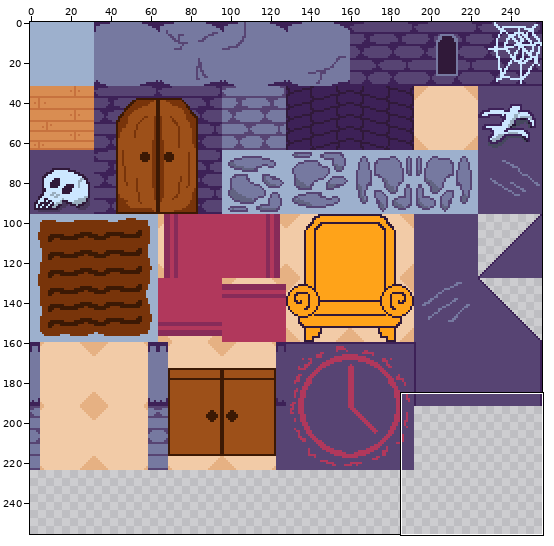
Two versions of one sprite sheet, assets/main_tilemap.png. Above: a wide view before the commit, with the close-up outlined.
Close-up. Before:
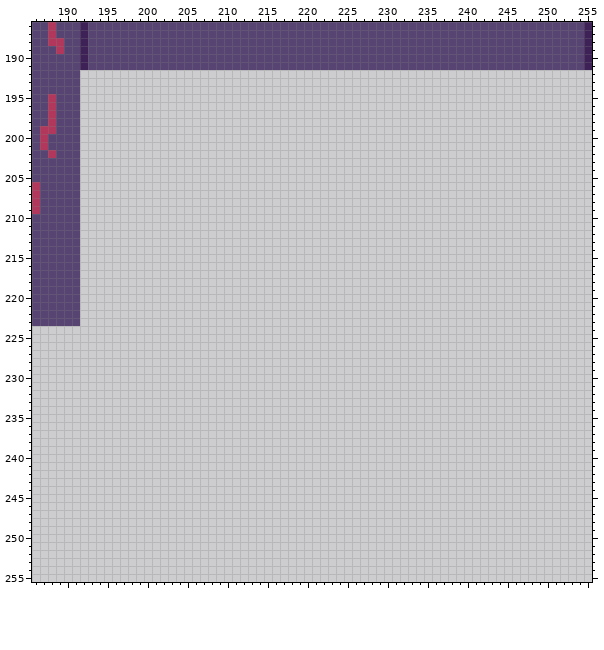
The file is 256x256 pixels. Shown: x 186..255, y 186..255.
The result:
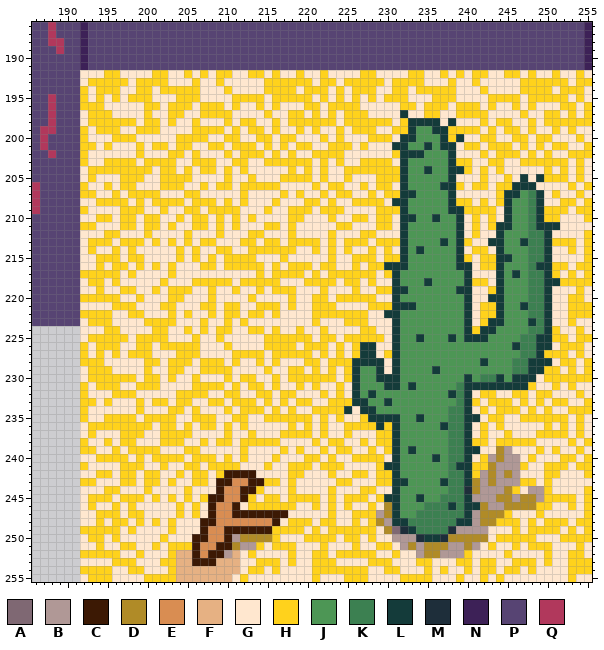
Palette (. is transparent): A #7f6873  B #b09896  C #3c1904  D #b08b27  E #d98d52  F #e6b183  G #ffe7cf  H #ffd21c  J #4d9655  K #3c8051  L #143b3a  M #1e2e3a  N #3d2157  P #574473  Q #b1385c
Difference:
Changed rows in their new state; - is an unchanged pixel.
first column x 192:
192 GGGHHGGGGHHGGHGHGHHGGHHGHGGHGGHGGGGHHGGGGHHGGHGHGHHGGHHGHGGHGGHG
193 GHHHHHGHHHHGGGHGGHGGGGGHHHHHHGHHGHHHHHGHHHHGGGHGGHGGGGGHHHHHHGHH
194 HGHHHGGHHGHHHHHGGGHGGGGHHHHGHHHGHGHHHGGHHGHHHHHGGGHGGGGHHHHGHHHG
195 HGHGHGHHHGGGHHHGGGGHHHHGHHHHHGHGHGHGHGHHHGGGHHHGGGGHHHHGHHHHHGHG
196 HHHGGGGGHHGHHHGHHHGHGGHGHGGGHHGHHHHGGGGGHHGHHHGHHHGHGGHGHGGGHHGH
197 GHHHGGGGHGGHHGGHHHHGGGGHGGHHGHGHGHHHGGGGLGGHHGGHHHHGGGGHGGHHGHGH
198 GHHHHHHGHHGHGGHGGGHGHHGGHGHHHHHHGHHHHHHGHLLLLGLGGGHGHHGGHGHHHHHH
199 HGHHHGGHHHGGGGHHHHGHGHHGHGGHGHGGHGHHHGGHHLJJLLHHHHGHGHHGHGGHGHGG
200 HGGGHHHGGGGGHHHHGGHHGGHHGHHGGGHGHGGGHHHGLLJJJLHLGGHHGGHHGHHGGGHG
201 HHGHGGGHGHHGHHGGHHGHHHGHGHGHHGGHHHGHGGGLLJJLJLLGHHGHHHGHGHGHHGGH
202 HGGGGGGHGGGHHGHGGGHGHHHGHGHGGHHHHGGGGGGHLLLJJJLGGGHGHHHGHGHGGHHH
203 HGGHHHHGHHHHGGHHHGGHHGGHHHHHHGHGHGGHHHHGLJJJJJLHHGGHHGGHHHHHHGHG
204 GHHHHHHHHGHHGHGHHGHGHGGGGGHGHGHGGHHHHHHHLJJLJJLLHGHGHGGGGGHGHGHG
205 GHGGGHHHGGHHHHGGGGHGGHGGGHHHHGHGGHGGGHHHLJJJJJLGGGHGGHGLGLHHHGHG
206 HGGHGHHGGGHHHGGHGHHGHHHHHGGGGHGHHGGHGHHGLJJJJLLHGHHGHHLLLGGGGHGH
207 HHGGHGHHHHGGGHHGGGGGHGGGGHGHGGHGHHGGHGHHLLJJJJLGGGGGHLLJKLGHGGHG
208 GGHHHHGHGHHHHGHHHGHGHGGGHGGGHHGHGGHHHHGLLJJJJJLHHGHGHLJJKLGGHHGH
209 HGGGGHHHGGHGGHHGHHHHGGGHGGHHHGHHHGGGGHHHLJJJJJLLHHHHGLJJKLHHHGHH
210 GGHHGHHGHHGGHGHHGHGHGHGGGGHHGGGHGGHHGHHGLLJJLJJLGHGHGLJJKLHHGGGH
211 HHGGGHHGHHGHGGHHGHGHGGGHHGHGGGGGHHGGGHHGLJJJJJJLGHGHLLJJKLLLGGGG
212 GGGHHGGGHGGGGHGGGHGGGHHGGGHGGGGHGGGHHGGGLJJJJJJLGHGGLJJJKKLGGGGH
213 GHHHGHHHGHGHGHGHHGGGHHGHHGHHHHGHGHHHGHHHLJJJJLJLHGGLLJJLKKLHHHGH
214 GHGGHGHGGGGGHGHGGHHGGHHHHHHGGHGHGHGGHGHGLJLJJJJLGHHGLJJJKKLGGHGH
215 GGHHHGHHGGGGHGHGHGHHHHGGGHGGGGGHGGHHHGHHLJJJJJJLHGHHLLJJKKLGGGGH
216 GGHGHHGHGHGHGGGHHGHHHHHGHGHHHGHHGGHGHHLLLJJJJJJLLGHHLJJJKLLHHGHH
217 HHHHHGHGGGGHGGGGGGGGGGHGHHHHGHGHHHHHHGHLJJJJJJJJLGGGLJLJKKLHGHGH
218 GHHGHGGGGGHGGGHHHHHGHHHHHGGGHHHHGHHGHGGLJJJLJJJJLHHGLJJJKKLLHHHH
219 GGHGGHHGGHGHHHGGHGGHGGHGHHHGGGHGGGHGGHHLLJJJJJJLLGGHLJJJKKLGGGHG
220 HHHHHGGHGGGHHGGGHGGGGHGGGGHGGHHGHHHHHGGLJJJJJJJJLGGLLJJJKKLGGHHG
221 GGGGHHHGGGHHGGGHHGHHGGHHHGHGGHHHGGGGHHHLLLJJJJJJLGHHLJJLKKLGGHHH
222 HHHHGGHHGGGHGHGGHGHHGHHGHGGGGHHHHHHHGGLLJJJJJJJJLGHHLJJJKKLGGHHH
223 GHHHGGGGHHHHGGGHGGHGHGGGGGGGGHGGGHHHGGGLJJJJJJJJLGHLLJJJLKLGGHGG
224 GGGHHGGGGHHGGHGHGHHGGHHGHGGHGGHGGGGHHGGLJJJJJJJJLHLLJJJJKKLHGGHG
225 GHHHHHGHHHHGGGHGGHGGGGGHHHHHHGHHGHHHHHGLJJLJJJLJLLLJJJJKKLLHHGHH
226 HGHHHGGHHGHHHHHGGGHGGGGHHHHGHHHGHGHLLGGLJJJJJJJJJJJJJJLKKLLGHHHG
227 HGHGHGHHHGGGHHHGGGGHHHHGHHHHHGHGHGHLLGHLJJJJJJJJJJJJJJJKKLHHHGHG
228 HHHGGGGGHHGHHHGHHHGHGGHGHGGGHHGHHHLLLLGLJJJJJJJJJJLJJJKKLLLGHHGH
229 GHHHGGGGHGGHHGGHHHHGGGGHGGHHGHGHGHLJJLGLJJJJLJJJJJJJJJKKLLHHGHGH
230 GHHHHHHGHHGHGGHGGGHGHHGGHGHHHHHHGHLJJLLLJJJJJJJJLJKKLJLLLGHHHHHH
231 HGHHHGGHHHGGGGHHHHGHGHHGHGGHGHGGHGLJJJLLJLJJJJJKLLLLLLLLHGGHGHGG
232 HGGGHHHGGGGGHHHHGGHHGGHHGHHGGGHGHGLJLJJJJJJJJJLKLGHHGGHHGHHGGGHG
233 HHGHGGGHGHHGHHGGHHGHHHGHGHGHHGGHHHLLJJLJJJJJJJJKLHGHHHGHGHGHHGGH
234 HGGGGGGHGGGHHGHGGGHGHHHGHGHGGHHHHLGLLJJJJJJJJJKKLGHGHHHGHGHGGHHH
235 HGGHHHHGHHHHGGHHHGGHHGGHHHHHHGHGHGGHLLLLJJLJJJKKLLGHHGGHHHHHHGHG
236 GHHHHHHHHGHHGHGHHGHGHGGGGGHGHGHGGHHHHLHLJJJJJLKKLGHGHGGGGGHGHGHG
237 GHGGGHHHGGHHHHGGGGHGGHGGGHHHHGHGGHGGGHHLJJJJJJKKLGHGGHGGGHHHHGHG
238 HGGHGHHGGGHHHGGHGHHGHHHHHGGGGHGHHGGHGHHLJJJJJJKKLHHGHHHHHGGGGHGH
239 HHGGHGHHHHGGGHHGGGGGHGGGGHGHGGHGHHGGHGHLJLJJJJKKLLGGDBGGGHGHGGHG
240 GGHHHHGHGHHHHGHHHGHGHGGGHGGGHHGHGGHHHHGLJJJJLJKKLGHBDBBGHGGGHHGH
241 HGGGGHHHGGHGGHHGHHHHGGGHGGHHHGHHHGGGGHLLJJJJJJKLLHHDBBBHGGHHHGHH
242 GGHHGHHGHHGGHGHHGHCCCCGGGGHHGGGHGGHHGHHLJJJJJJKKLHBDBDBGGGHHGGGH
243 HHGGGHHGHHGHGGHHGCCEECCHHGHGGGGGHHGGGHHLLJJJJLKKLDBDBBBHHGHGGGGG
244 GGGHHGGGHGGGGHGGGCEECCHGGGHGGGGHGGGHHGGLJJJJJJKKMDBBBDHGBBHGGGGH
245 GHHHGHHHGHGHGHGHCCEECHGHHGHHHHGHGHHHGHLLJJLJJKKKLBBBDDBDDBHHHHGH
246 GHGGHGHGGGGGHGHGCEECGHHHHHHGGHGHGHGGHGDLJJJKKKLKLLDBBDDDDHHGGHGH
247 GGHHHGHHGGGGHGHGCEECCCCCCCGGGGGHGGHHHBDLJJKKKKKKLBDDDHGGGHGGGGGH
248 GGHGHHGHGHGHGGGCCEEEEEEECGHHHGHHGGHGHDBLLKKKKKKLLBDDHHHGHGHHHGHH
249 HHHHHGHGGGGHGGGCEECCCCCCHHHHGHGHHHHHHGDAMLKKKKMBBBBGGGHGHHHHGHGH
250 GHHGHGGGGGHGGGCCEECBDDDDHGGGHHHHGHHGHGGBBBMLLMDDDDDGHHHHHGGGHHHH
251 GGHGGHHGGHGHHHCEECCDBBHGHHHGGGHGGGHGGHHGBDBDDDBBDBGHGGHGHHHGGGHG
252 HHHHHGGHGGGHFFCECCBFGHGGGGHGGHHGHHHHHGGHGGBDDBBBHGGGGHGGGGHGGHHG
253 GGGGHHHGGGHHFFCCCFFFGGHHHGHGGHHHGGGGHHHGGGHHGGGHHGHHGGHHHGHGGHHH
254 HHHHGGHHGGGHFFFFFFFFGHHGHGGGGHHHHHHHGGHHGGGHGHGGHGHHGHHGHGGGGHHH
255 GHHHGGGGHHHHFFFFFFFGHGGGGGGGGHGGGHHHGGGGHHHHGGGHGGHGHGGGGGGGGHGG
